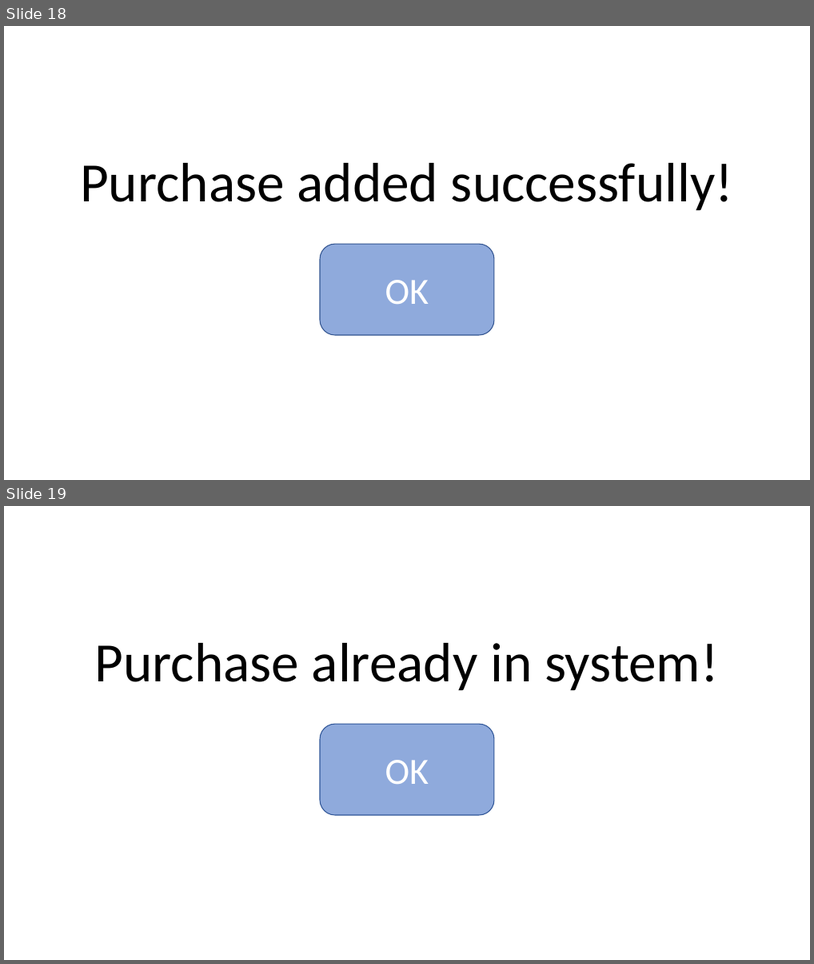
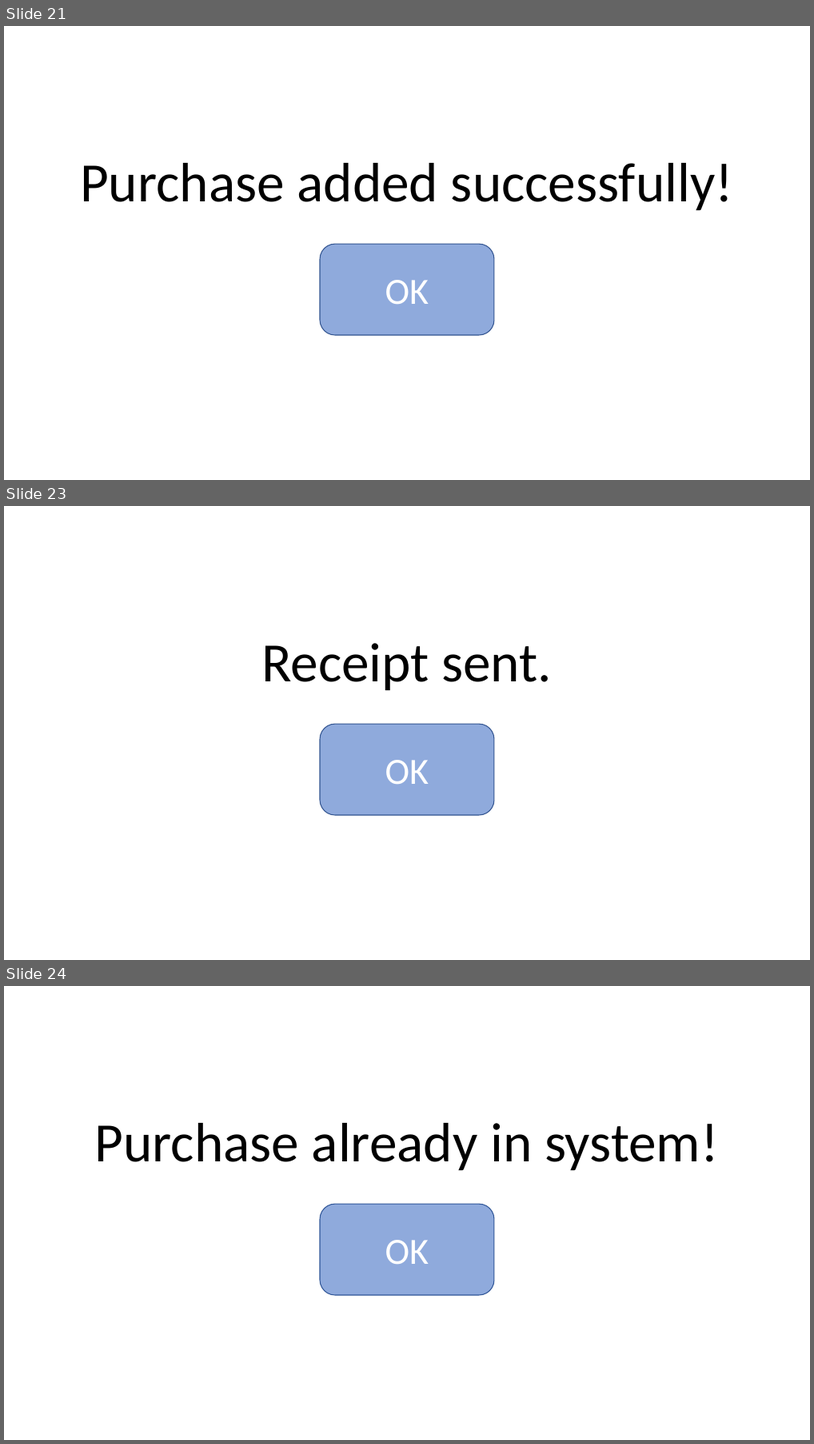
Before and after one commit to connor3johnston/modeling_and_design, a slide deck: Activity6/Activity6.pptx. Shown one above the other, each under a label of ours: slides 18 and 19 before the commit, slides 21, 23 and 24 after it; the slides between them are not shown. The pictures are 814x964 and 814x1444 pixels, drawn with LibreOffice and Linux fonts; fonts in the diff are those of the drawing. Boxes give left, top, right and bottom in pixels: in the first picture for what was removed or moved away, otherwise in the second. Text is boxed around its words. In the diff, an @@ line names an element or a change of style, - is before the commit and + after.

```diff
--- a/Activity6/Activity6.pptx
+++ b/Activity6/Activity6.pptx
@@ slide 23 added at <box>4,506,810,960</box>, background #FFFFFF @@
@@ text added at <box>262,643,552,691</box>, 66 pt, text #000000 @@
+Receipt sent.
@@ rounded rectangle added at <box>320,724,494,815</box>, fill #8FAADC, outline #325491 1 pt, 44 pt, text #FFFFFF @@
+OK
@@ what was slide 18 is now slide 21 @@
@@ what was slide 19 is now slide 24 @@
```
Also in this commit, not shown: 4 slides changed, 6 other slides added, 4 slides removed, 3 other files.
